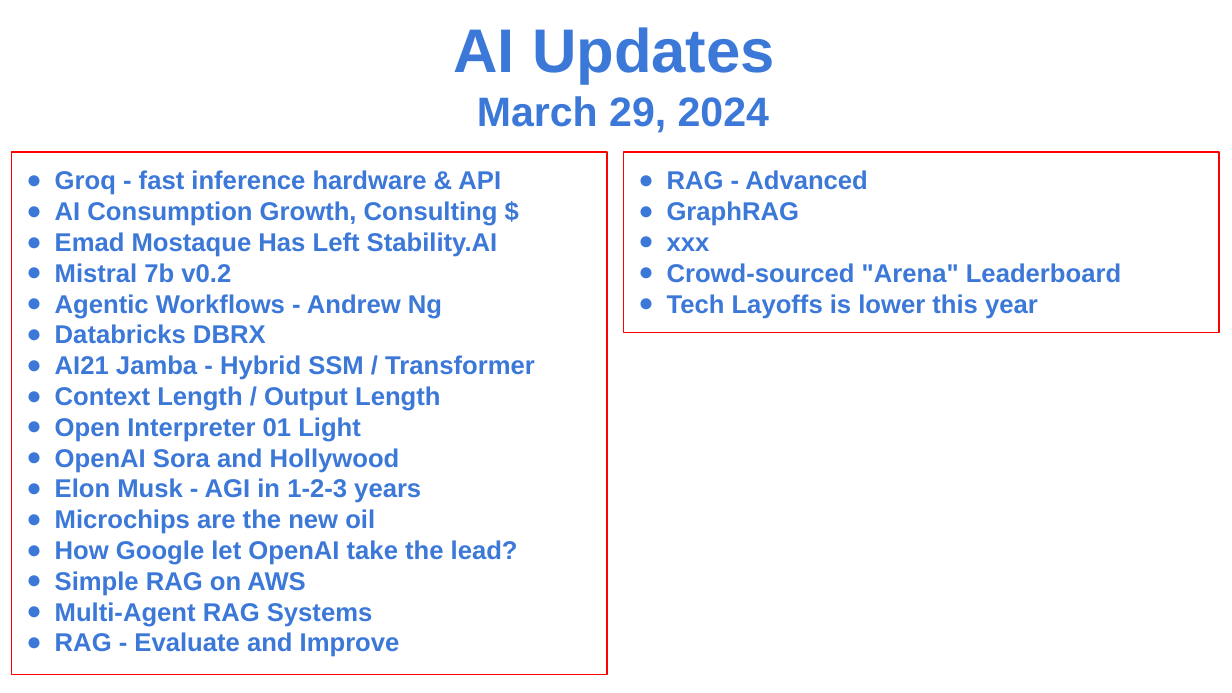
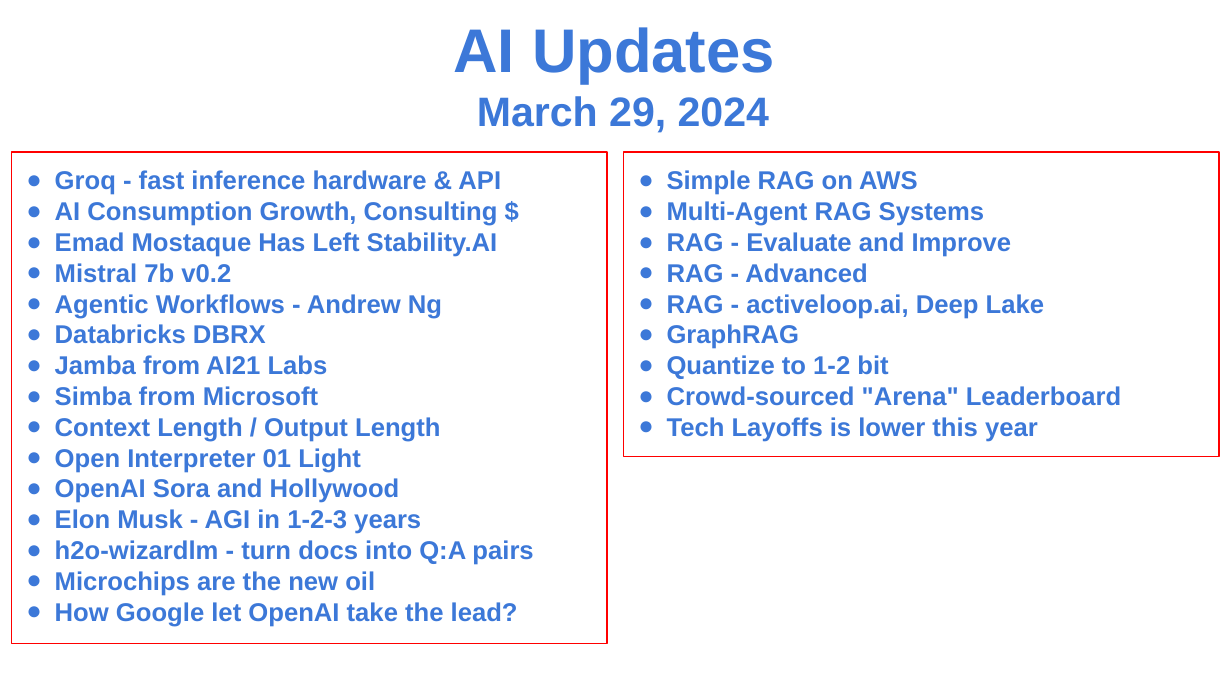
Before and after one commit to lselector/seminar, a slide deck: slide 1 of 2024/2024-03-29-AI-Updates.pptx. Drawn at 1232x693 pixels with LibreOffice and Linux fonts; fonts in the diff are those of the drawing. Boxes give left, top, right and bottom in pixels: in the first picture for what was removed or moved away, otherwise in the second. Text is boxed around its words. In the diff, an @@ line names an element or a change of style, - is before the commit and + after.

```diff
--- a/2024/2024-03-29-AI-Updates.pptx
+++ b/2024/2024-03-29-AI-Updates.pptx
@@ rectangle "Groq - fast inference hardware ...": place and size @@
-rectangle "Groq - fast inference hardware ..." at (11, 152, 606, 674)
+rectangle "Groq - fast inference hardware ..." at (11, 152, 606, 643)
@@ rectangle "Simple RAG on AWS": place and size @@
-rectangle "Simple RAG on AWS" at (623, 152, 1218, 331)
+rectangle "Simple RAG on AWS" at (623, 152, 1218, 456)
@@ text in rectangle at (667, 170, 1012, 257): paragraphs added @@
+● Simple RAG on AWS
+● Multi-Agent RAG Systems
+● RAG - Evaluate and Improve
@@ text in rectangle at (667, 294, 1044, 319): paragraph added @@
+● RAG - activeloop.ai, Deep Lake
@@ text in rectangle at (55, 355, 328, 406): text changed @@
-● AI21 Jamba - Hybrid SSM / Transformer
+● Jamba from AI21 Labs
+● Simba from Microsoft
@@ text in rectangle at (667, 355, 888, 379): text changed @@
-● xxx
+● Quantize to 1-2 bit
@@ text in rectangle at (55, 540, 533, 565): paragraph added @@
+● h2o-wizardlm - turn docs into Q:A pairs
@@ text in rectangle at (55, 571, 400, 657): paragraphs removed @@
-● Simple RAG on AWS
-● Multi-Agent RAG Systems
-● RAG - Evaluate and Improve
```
Also in this commit, not shown: 4 other slides changed, 3 slides added, 1 slide removed.
